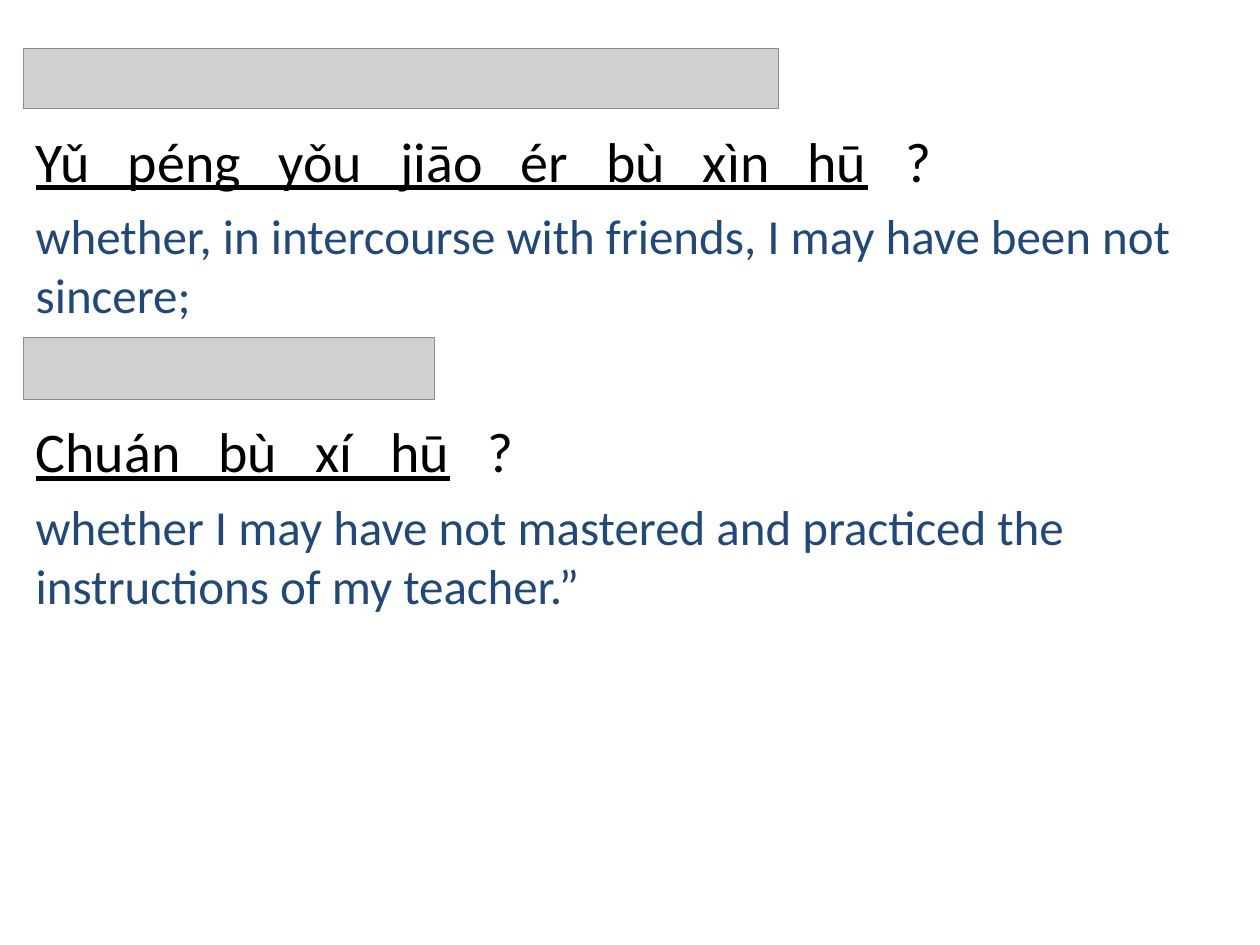
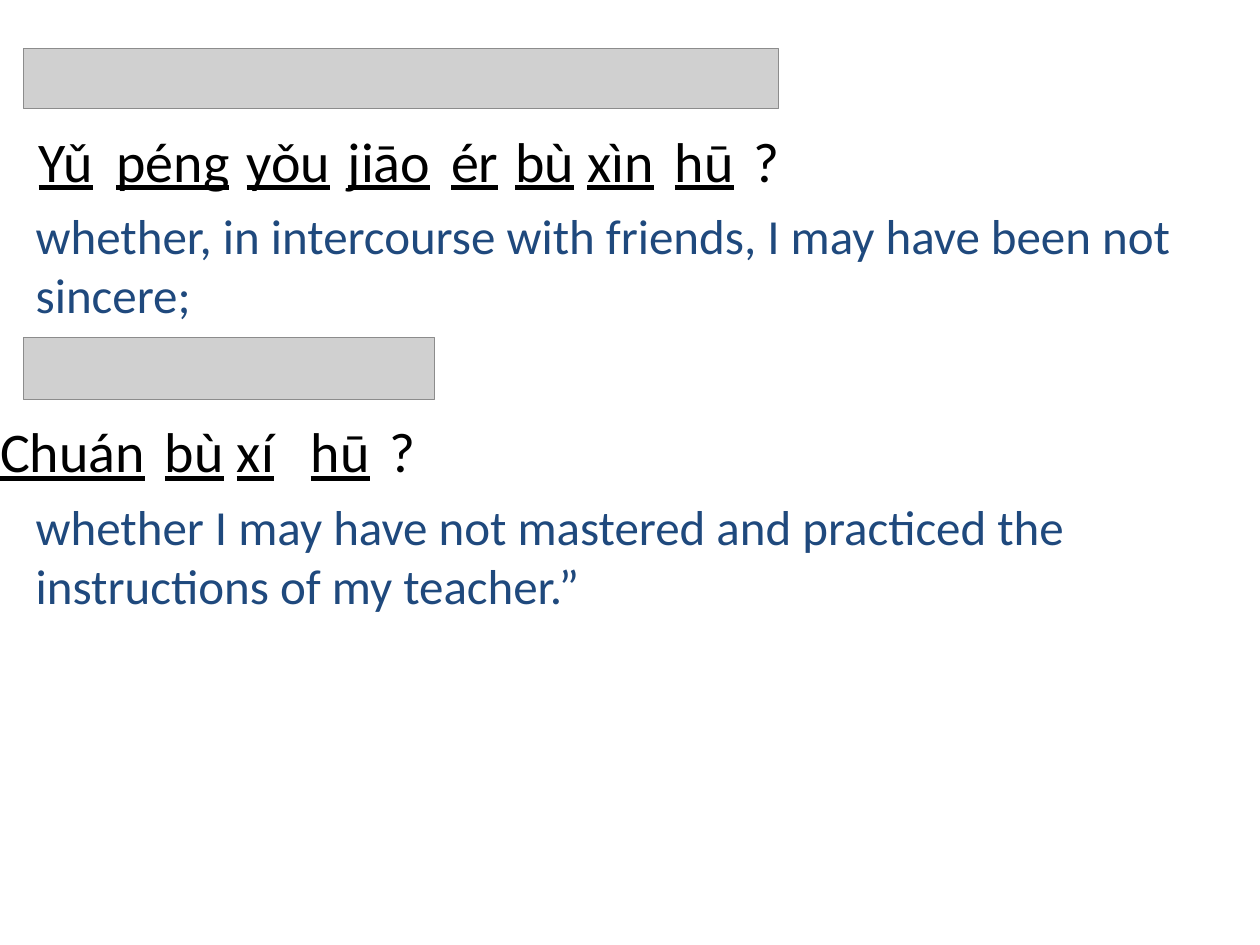
Before and after one commit to qtwinkle01/analects-bpmf-pptx, a slide deck: slide 2 of 學而1.4.pptx. Drawn at 1260x945 pixels with LibreOffice and Linux fonts; fonts in the diff are those of the drawing; grey boxes stand for pictures. Boxes give left, top, right and bottom in pixels: in the first picture for what was removed or moved away, otherwise in the second. Text is boxed around its words. In the diff, an @@ line names an element or a change of style, - is before the commit and + after.

```diff
--- a/學而1.4.pptx
+++ b/學而1.4.pptx
@@ text removed at (x1=36, y1=143, x2=866, y2=192) @@
-Yǔ péng yǒu jiāo ér bù xìn hū ?
@@ text added at (x1=39, y1=144, x2=93, y2=190), 32 pt, text #000000, underline @@
+Yǔ
@@ text added at (x1=116, y1=143, x2=229, y2=192), 32 pt, text #000000, underline @@
+péng
@@ text added at (x1=247, y1=144, x2=331, y2=191), 32 pt, text #000000, underline @@
+yǒu
@@ text added at (x1=348, y1=143, x2=431, y2=192), 32 pt, text #000000, underline @@
+jiāo
@@ text added at (x1=451, y1=143, x2=498, y2=190), 32 pt, text #000000, underline @@
+ér
@@ text added at (x1=515, y1=143, x2=574, y2=190), 32 pt, text #000000, underline @@
+bù
@@ text added at (x1=587, y1=143, x2=653, y2=190), 32 pt, text #000000, underline @@
+xìn
@@ text added at (x1=675, y1=143, x2=734, y2=190), 32 pt, text #000000, underline @@
+hū
@@ text added at (x1=753, y1=120, x2=811, y2=200), 32 pt, text #000000 @@
+?
@@ text added at (x1=389, y1=411, x2=447, y2=491), 32 pt, text #000000 @@
+?
@@ text added at (x1=0, y1=433, x2=145, y2=481), 32 pt, text #000000, underline @@
+Chuán
@@ text removed at (x1=36, y1=433, x2=449, y2=481) @@
-Chuán bù xí hū ?
@@ text added at (x1=165, y1=433, x2=224, y2=481), 32 pt, text #000000, underline @@
+bù
@@ text added at (x1=237, y1=433, x2=274, y2=481), 32 pt, text #000000, underline @@
+xí
@@ text added at (x1=311, y1=433, x2=370, y2=481), 32 pt, text #000000, underline @@
+hū
```
Also in this commit, not shown: 1 other slide changed, 3 other files.
